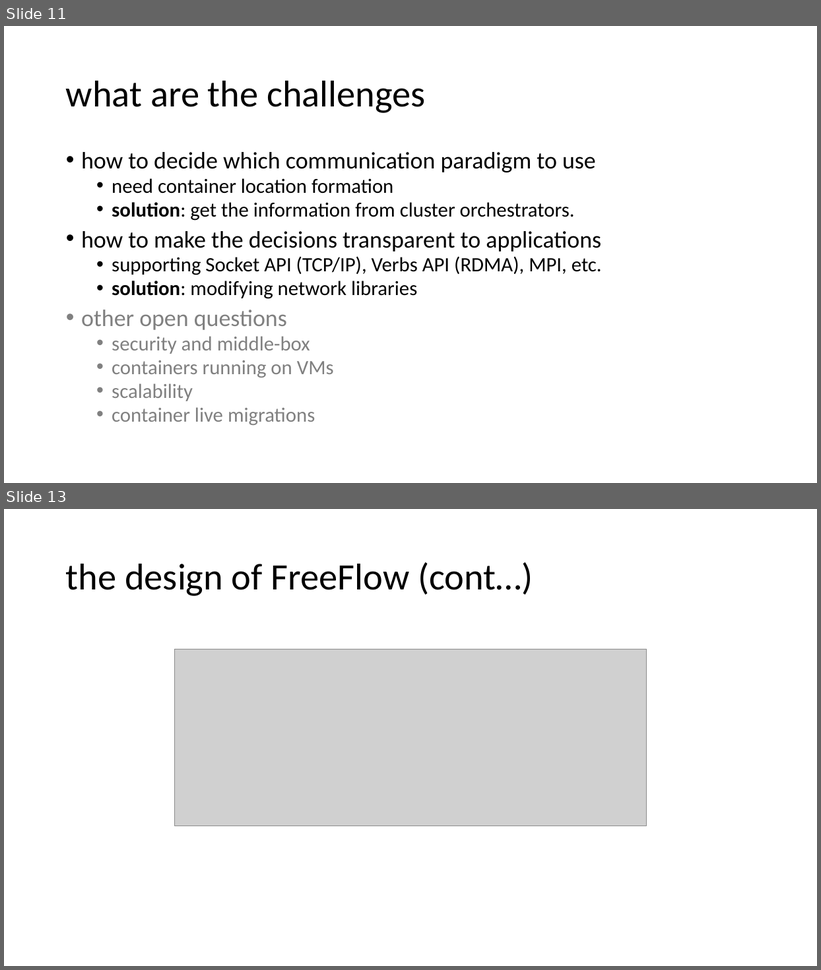
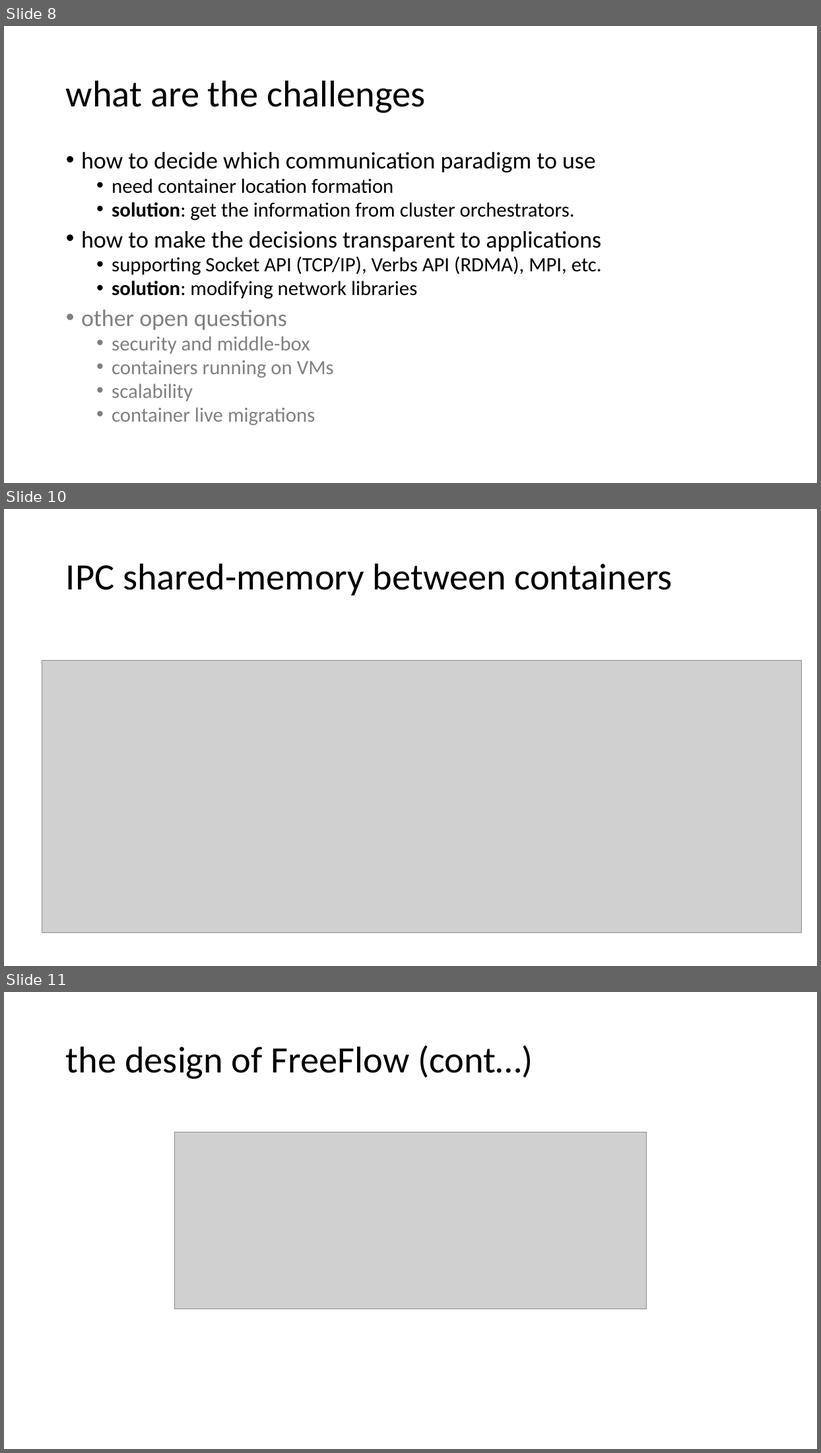
Before and after one commit to lampson0505/freeflow-hotnets16, a slide deck: slides/freeflow_talk.pptx. Shown one above the other, each under a label of ours: slides 11 and 13 before the commit, slides 8, 10 and 11 after it; the slides between them are not shown. The pictures are 821x970 and 821x1453 pixels, drawn with LibreOffice and Linux fonts; fonts in the diff are those of the drawing; grey boxes stand for pictures. Boxes give left, top, right and bottom in pixels: in the first picture for what was removed or moved away, otherwise in the second. Text is boxed around its words. In the diff, an @@ line names an element or a change of style, - is before the commit and + after.

```diff
--- a/slides/freeflow_talk.pptx
+++ b/slides/freeflow_talk.pptx
@@ slide 10 added at (4, 509, 817, 966), background #FFFFFF @@
@@ title added at (66, 563, 673, 595), 44 pt, text #000000 @@
+IPC shared-memory between containers
@@ picture added at (42, 660, 802, 933) @@
@@ what was slide 11 is now slide 8 @@
@@ what was slide 13 is now slide 11 @@
```
Also in this commit, not shown: 1 slide changed, 1 other slide added, 1 other file.
